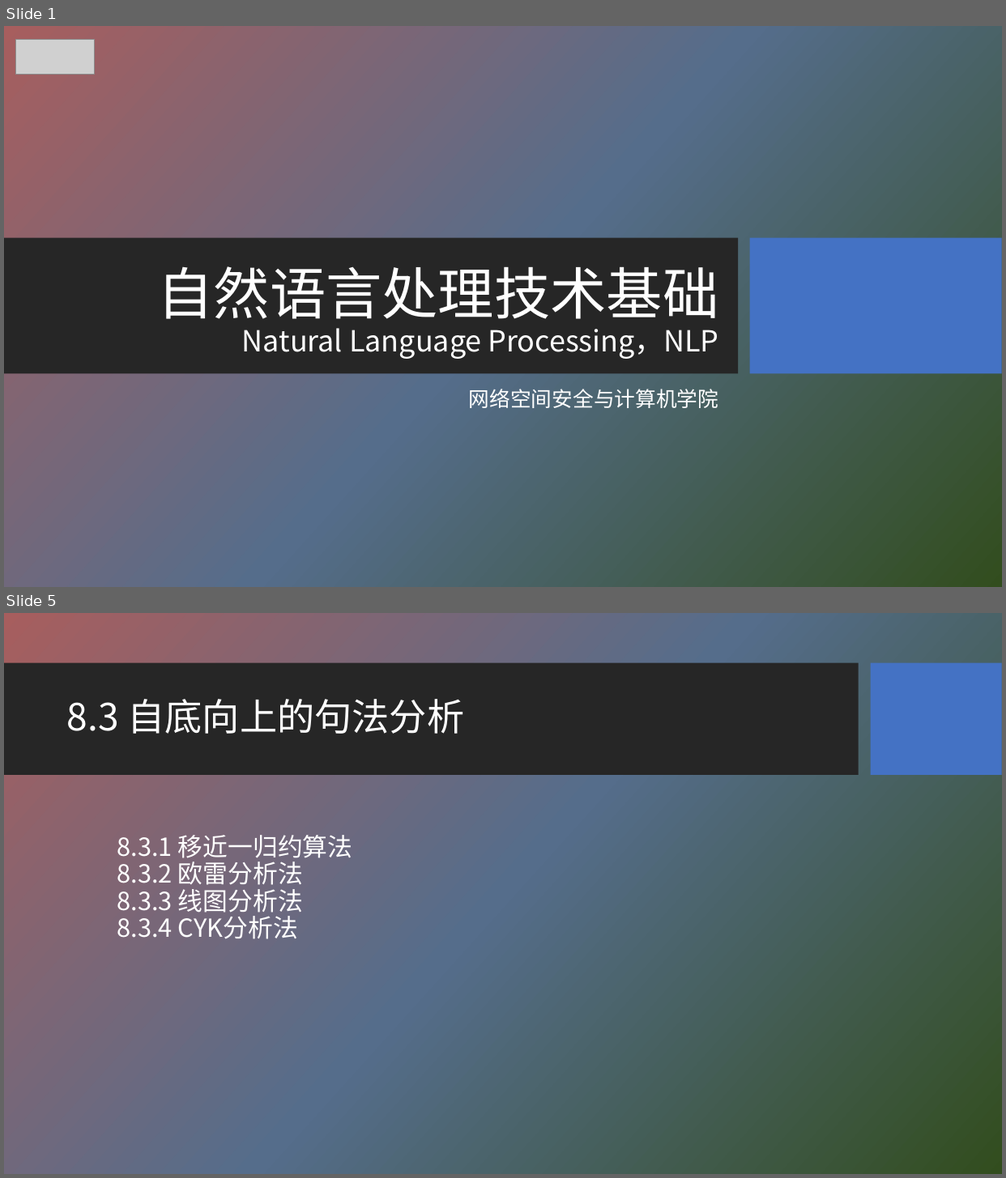
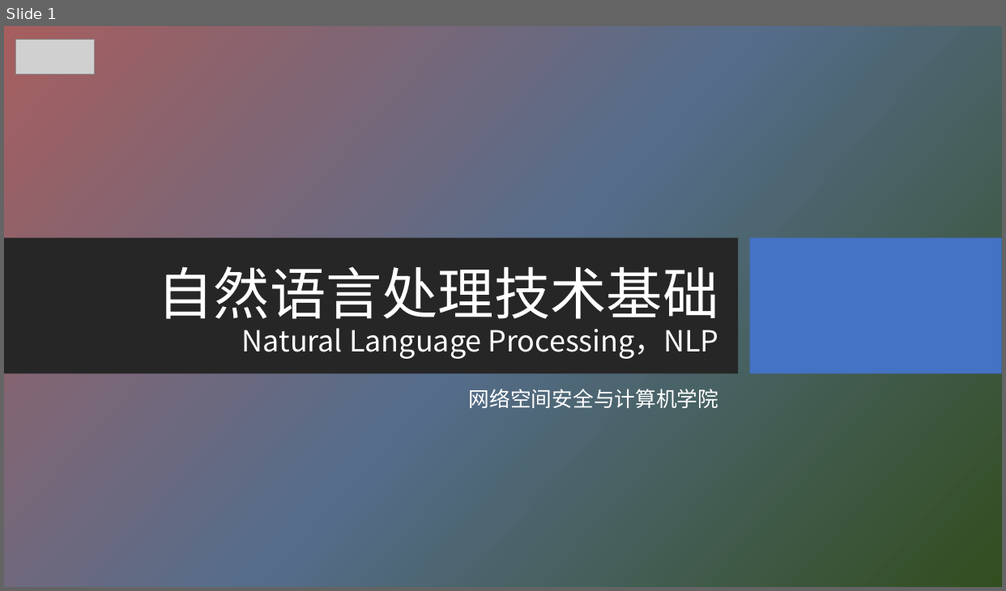
Before and after one commit to HBU/NLP_PPT, a slide deck: PPT-2020/ch08 句法分析.pptx. Shown one above the other, each under a label of ours: slides 1 and 5 before the commit, slide 1 after it; the slides between them are not shown. The pictures are 1006x1178 and 1006x591 pixels, drawn with LibreOffice and Linux fonts; fonts in the diff are those of the drawing; grey boxes stand for pictures; background and template pictures are left out. Boxes give left, top, right and bottom in pixels: in the first picture for what was removed or moved away, otherwise in the second. Text is boxed around its words. In the diff, an @@ line names an element or a change of style, - is before the commit and + after.

```diff
--- a/PPT-2020/ch08 句法分析.pptx
+++ b/PPT-2020/ch08 句法分析.pptx
@@ slide 5 removed at box(4, 613, 1002, 1174), background picture (left out) @@
@@ rectangle removed at box(4, 663, 859, 776) @@
@@ rectangle removed at box(871, 663, 1002, 776) @@
@@ title removed at box(67, 699, 464, 734) @@
-8.3 自底向上的句法分析
@@ text removed at box(117, 835, 353, 939) @@
-8.3.1 移近一归约算法
-8.3.2 欧雷分析法
-8.3.3 线图分析法
-8.3.4 CYK分析法
```
Also in this commit, not shown: 2 slides changed, 10 slides added, 4 other slides removed, 1 other file.
